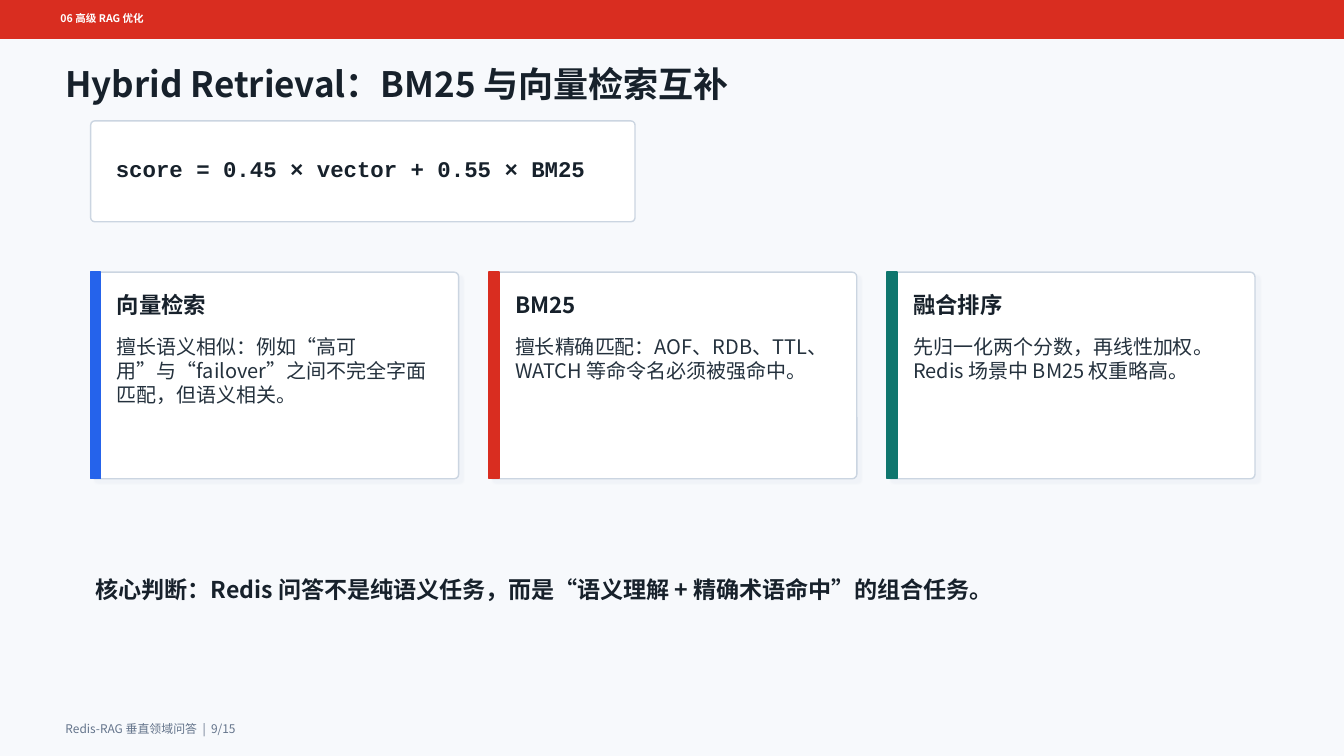
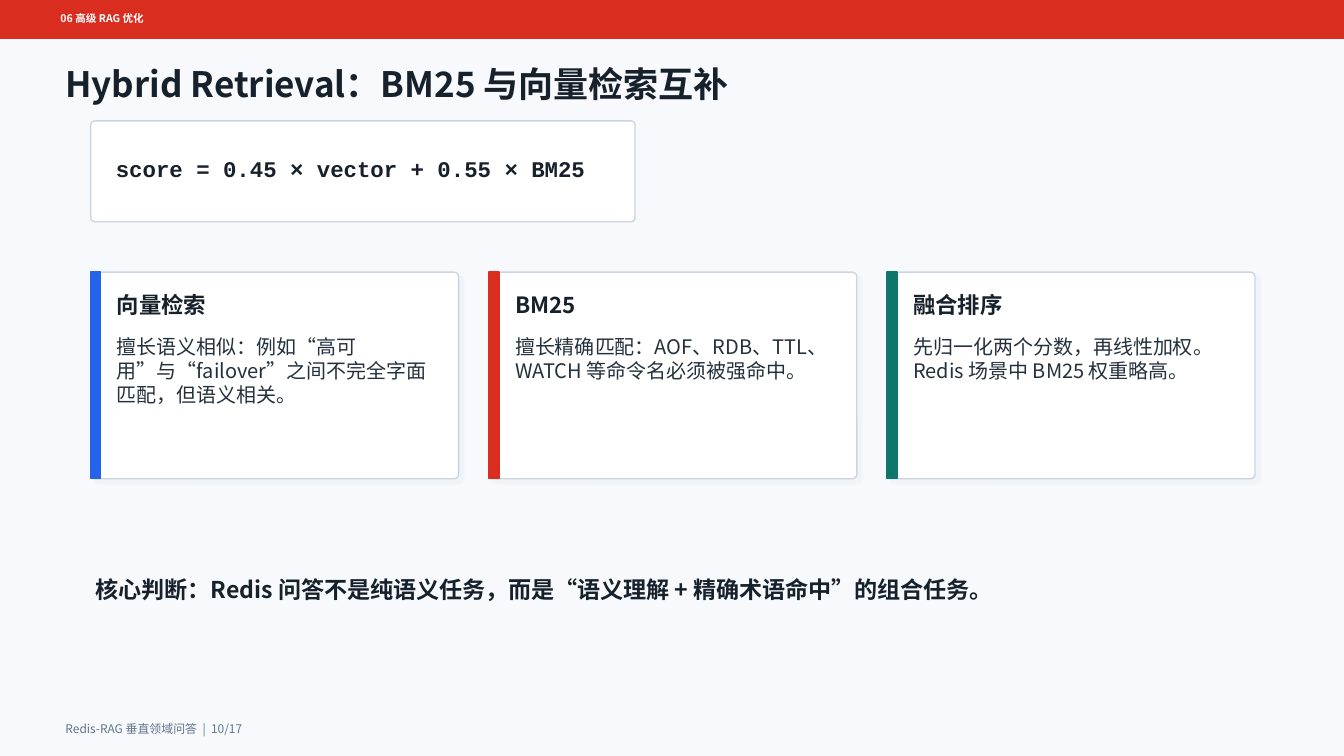
Before and after one commit to Sun-bi/nlp, a slide deck: slide 10 of slides/redis_rag_presentation.pptx (slide 9 before the commit). Drawn at 1344x756 pixels with LibreOffice and Linux fonts; fonts in the diff are those of the drawing. Boxes give left, top, right and bottom in pixels: in the first picture for what was removed or moved away, otherwise in the second. Text is boxed around its words. In the diff, an @@ line names an element or a change of style, - is before the commit and + after.

```diff
--- a/slides/redis_rag_presentation.pptx
+++ b/slides/redis_rag_presentation.pptx
@@ text at box(65, 723, 242, 735): text changed @@
-Redis-RAG 垂直领域问答 | 9/15
+Redis-RAG 垂直领域问答 | 10/17
```
Also in this commit, not shown: 13 other slides changed, 2 slides added, 40 other files.
